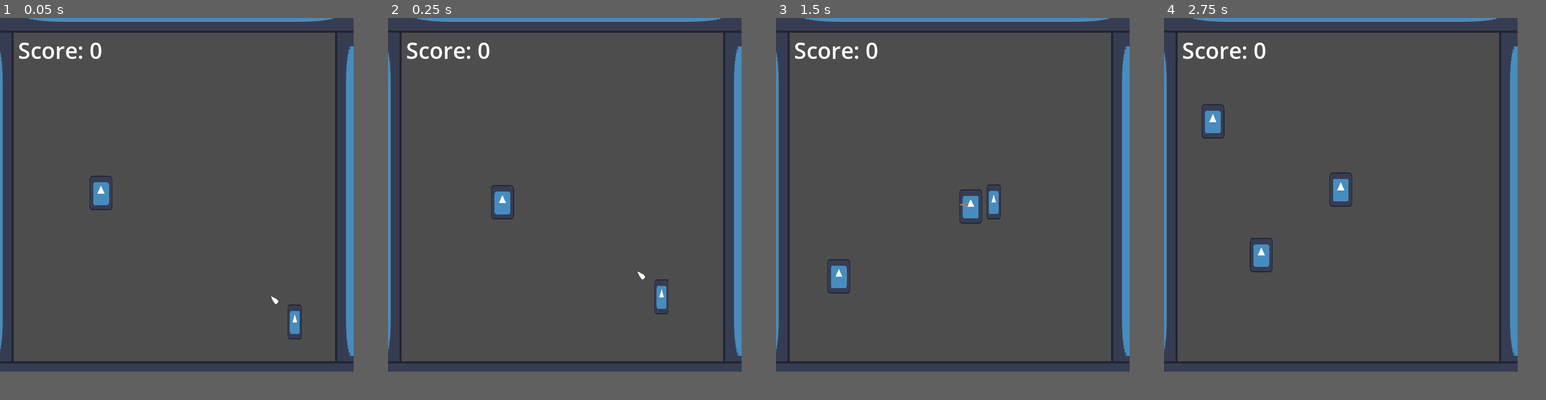
Above: before the commit, frames 1-4 (left to right).
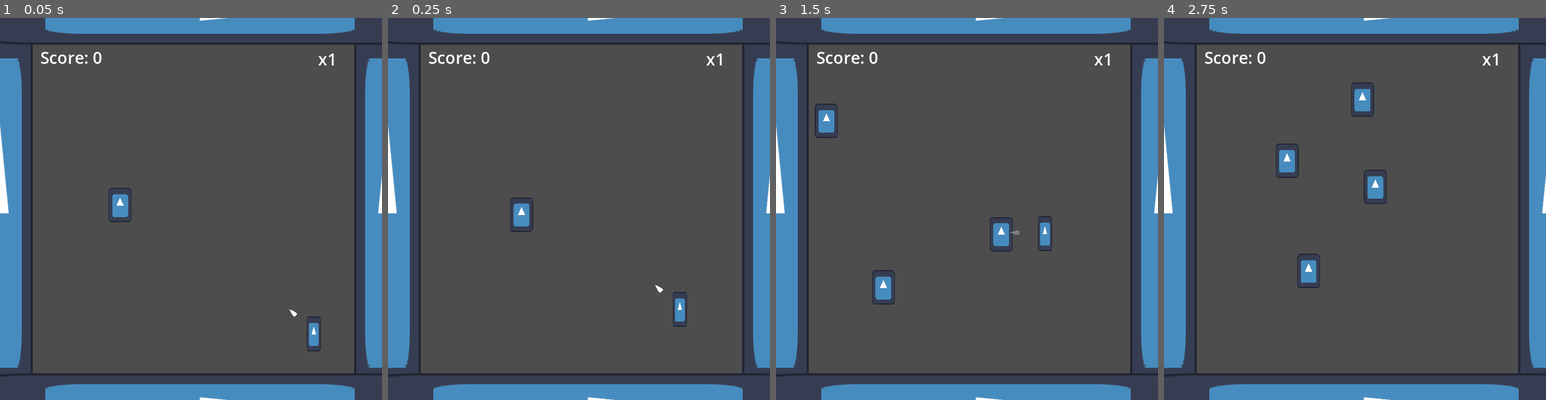
Above: after the commit, the same moments.

Repository: nicanor-jay/Godot-jo_of_Death
Game: Godot game, scene res://Scenes/main.tscn
Same seed, same stepped clock (60 frames per second), same inputs: the game is played once before the commit and once after it. The engine's default icon, where the game draws it, is replaced by a stand-in: a white triangle on a blue panel in a dark square.
Inputs (mouse positions are in pixels of both pictures, inside the frame that each line leads up to):
- Up to frame 1 (0.05 s): no input
- Up to frame 2 (0.25 s): no input
- Up to frame 3 (1.5 s): move the mouse to (1020, 262) at 0.52 s; click (1020, 262) at 0.6 s; move the mouse to (882, 212) at 1.27 s; click (882, 212) at 1.35 s
- Up to frame 4 (2.75 s): move the mouse to (1377, 117) at 2.02 s; click (1377, 117) at 2.1 s
In our replay, the window is 648x648 before the commit and 700x700 after it. These sizes can differ from the game's own. Grey fills any space a smaller window leaves; there, only what the larger window draws over its background counts as a difference.

The runs differ from the first frame. In frame 1, 20% of the frame differs, in the area x 0-100%, y 0-100%; in frame 2, 20%; in frame 3, 21%; in frame 4, 21%.

Commit message:
added combo label

Diff:
--- a/Scenes/main.tscn
+++ b/Scenes/main.tscn
@@ -26,6 +26,7 @@
 script = ExtResource("1_kn0ru")
 
 [node name="Walls" type="Node2D" parent="."]
+position = Vector2(35, 22)
 
 [node name="Left" type="StaticBody2D" parent="Walls"]
 position = Vector2(-39, 322)
@@ -75,7 +76,7 @@
 
 [node name="Player" type="CharacterBody2D" parent="."]
 unique_name_in_owner = true
-position = Vector2(550, 589)
+position = Vector2(585, 611)
 collision_layer = 128
 collision_mask = 17
 input_pickable = true
@@ -112,9 +113,6 @@
 scale = Vector2(5.43119, 5.43119)
 shape = SubResource("CircleShape2D_bt4oy")
 
-[node name="Sprite2D2" type="Sprite2D" parent="Player/MouseDeadZone"]
-position = Vector2(0, -21)
-
 [node name="ArrowRotationPoint" type="Marker2D" parent="Player"]
 position = Vector2(0, -21)
 
@@ -133,9 +131,10 @@
 shape = SubResource("CapsuleShape2D_hh3ye")
 
 [node name="Enemy" parent="." groups=["dead_enemies"] instance=ExtResource("5_x53ig")]
-position = Vector2(179, 317)
+position = Vector2(214, 339)
 
 [node name="Path2D" type="Path2D" parent="."]
+position = Vector2(35, 22)
 curve = SubResource("Curve2D_snvlk")
 
 [node name="PathFollow2D" type="PathFollow2D" parent="Path2D"]
@@ -143,19 +142,33 @@
 rotation = 0.00185185
 
 [node name="EnemySpawnTimer" type="Timer" parent="."]
+wait_time = 0.7
 autostart = true
+
+[node name="ComboTimer" type="Timer" parent="."]
+one_shot = true
 
 [node name="UI" type="CanvasLayer" parent="."]
 
 [node name="ScoreLabel" type="Label" parent="UI"]
-offset_left = 33.0
-offset_top = 31.0
-offset_right = 164.0
-offset_bottom = 88.0
+offset_left = 74.0
+offset_top = 51.0
+offset_right = 205.0
+offset_bottom = 108.0
 size_flags_horizontal = 8
 size_flags_vertical = 8
-theme_override_font_sizes/font_size = 41
+theme_override_font_sizes/font_size = 30
 text = "Score: "
+
+[node name="ComboLabel" type="Label" parent="UI"]
+offset_left = 583.0
+offset_top = 54.0
+offset_right = 714.0
+offset_bottom = 111.0
+size_flags_horizontal = 8
+size_flags_vertical = 8
+theme_override_font_sizes/font_size = 30
+text = "x1"
 
 [node name="DeadSpriteTemplate" type="Sprite2D" parent="."]
 unique_name_in_owner = true
@@ -170,3 +183,4 @@
 [connection signal="mouse_exited" from="Player/MouseDeadZone" to="Player" method="_on_mouse_dead_zone_mouse_exited"]
 [connection signal="area_entered" from="Player/Hitbox" to="Player" method="_on_hitbox_area_entered"]
 [connection signal="timeout" from="EnemySpawnTimer" to="." method="_on_enemy_spawn_timer_timeout"]
+[connection signal="timeout" from="ComboTimer" to="." method="_on_combo_timer_timeout"]
--- a/Scripts/Events.gd
+++ b/Scripts/Events.gd
@@ -1,3 +1,5 @@
 extends Node
 
 signal add_to_score(points)
+signal add_to_combo(points)
+signal reset_combo_timer()
--- a/Scripts/main.gd
+++ b/Scripts/main.gd
@@ -4,12 +4,17 @@
 @onready var player = get_node("/root/Main/Player")
 
 var score = 0
+var combo = 1
 const SAVE_ZONE_DISTANCE = 150.0
+const DEFAULT_COMBO_DURATION = 1.5
 
 # Called when the node enters the scene tree for the first time.
 func _ready() -> void:
 	Events.add_to_score.connect(_on_event_add_to_score)
+	Events.add_to_combo.connect(_on_event_add_to_combo)
 	$UI/ScoreLabel.text = "Score: 0"
+	$UI/ComboLabel.text = "x1"
+	$ComboTimer.wait_time = DEFAULT_COMBO_DURATION
 
 
 # Called every frame. 'delta' is the elapsed time since the previous frame.
@@ -38,3 +43,22 @@
 func _on_event_add_to_score(points: int):
 	score = score+points
 	$UI/ScoreLabel.text = "Score: " + str(score)
+
+func _on_event_add_to_combo(points: int):
+	combo += points
+	$UI/ComboLabel.text = "x" + str(combo)
+	$ComboTimer.start()
+
+func _on_combo_timer_timeout() -> void:
+	print("Combo timer ran out")
+	reset_combo_timer()
+	pass
+
+
+func reset_combo_timer():
+	combo = 1
+	$UI/ComboLabel.text = "x" + str(combo)
+	#$ComboTimer.stop()
+	#$ComboTimer.wait_time = DEFAULT_COMBO_DURATION
+	#$ComboTimer.start()
+	pass
--- a/Scripts/player.gd
+++ b/Scripts/player.gd
@@ -65,6 +65,7 @@
 
 	if enemies_killed_in_dash > 0:
 		Events.add_to_score.emit(10 * enemies_killed_in_dash  * enemies_killed_in_dash)
+		Events.add_to_combo.emit(enemies_killed_in_dash)
 		$AttackCooldown.wait_time = DEFAULT_ATTACK_COOLDOWN / 4
 	else:
 		$AttackCooldown.wait_time = DEFAULT_ATTACK_COOLDOWN
--- a/project.godot
+++ b/project.godot
@@ -21,7 +21,8 @@
 
 [display]
 
-window/size/viewport_width=648
+window/size/viewport_width=700
+window/size/viewport_height=700
 
 [global_group]
 
